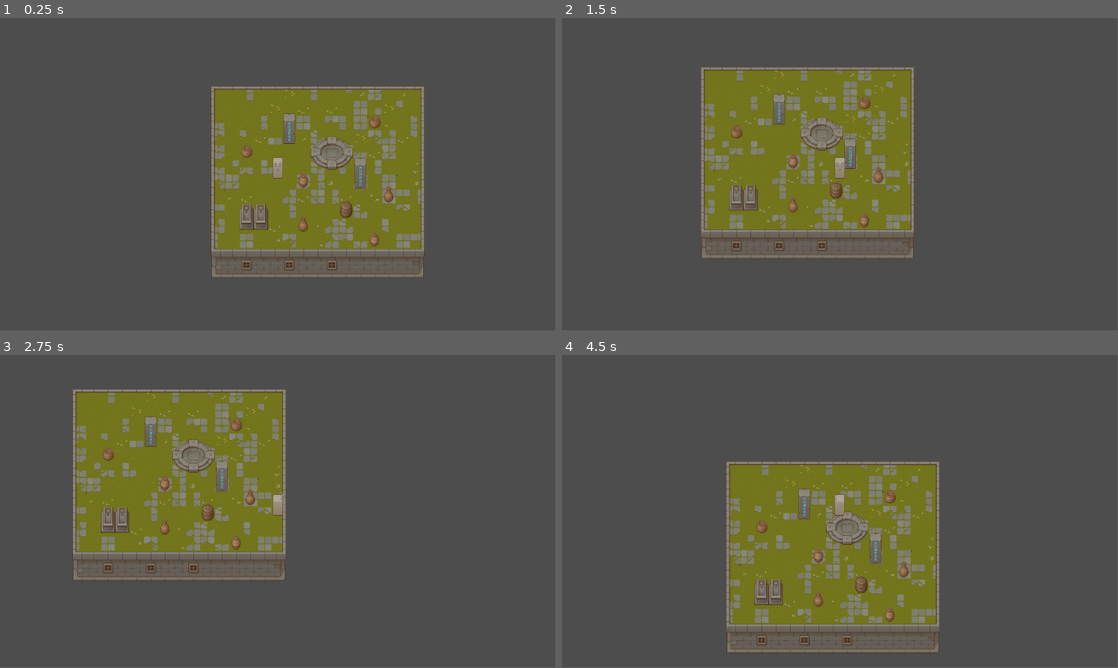
Above: before the commit, frames 1-4 (two rows, left to right).
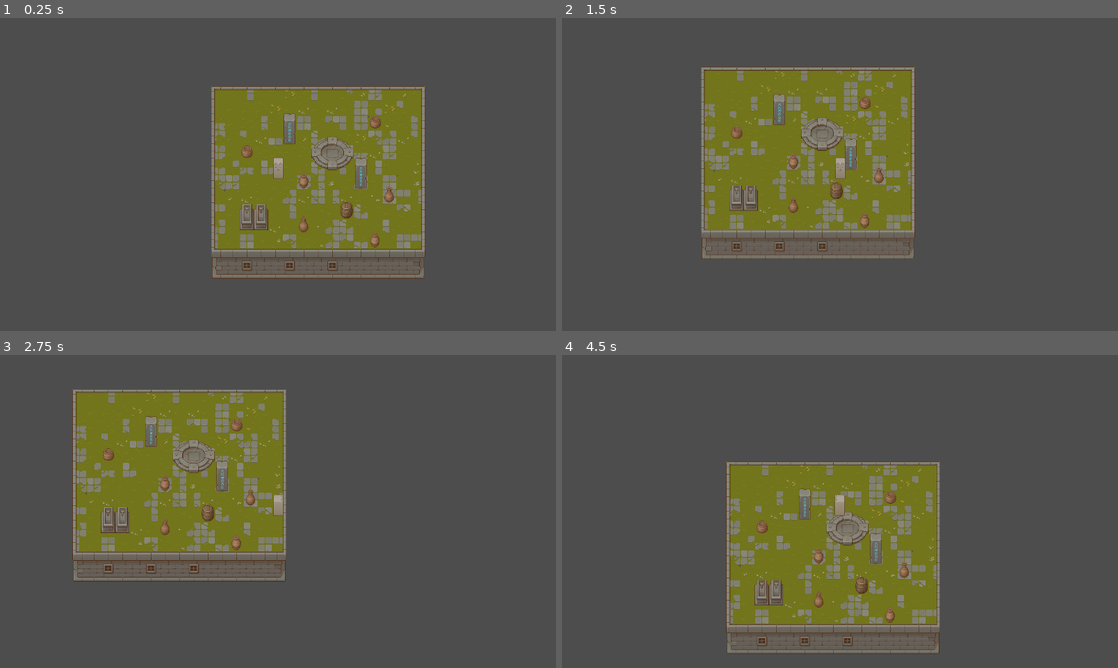
Above: after the commit, the same moments.

Repository: ThePelagicStreetlights/Deep-Heresy
Game: Godot game, scene res://scenes/main_scene.tscn
The game is run twice, just before and just after one commit, with the same random seed, the same clock (stepped at 60 frames per second) and the same inputs.
Inputs:
- Up to frame 1 (0.25 s): no input
- Up to frame 2 (1.5 s): tap Enter at 0.5 s; hold D (Right) 0.53-1.28 s; hold S (Down) from 1.28 s (still down)
- Up to frame 3 (2.75 s): tap Space at 2 s; release S (Down) at 2.03 s; hold D (Right) from 2.03 s (still down)
- Up to frame 4 (4.5 s): release D (Right) at 2.78 s; hold W (Up) 2.78-3.53 s; hold A (Left) from 3.53 s (still down); tap E (Menu, bound only after the commit) at 4.15 s
In our replay, the window is 799x449 before the commit and 800x450 after it. These sizes can differ from the game's own. Grey fills any space a smaller window leaves; there, only what the larger window draws over its background counts as a difference.

The runs differ from the first frame. In frame 1, 3.0% of the frame differs, in the area x 37-77%, y 21-84%; in frame 2, 2.0%; in frame 3, 2.2%; in frame 4, 3.1%, in the area x 29-68%, y 34-96%.

Commit message:
basic functioning radial menu complete

Diff:
--- a/project.godot
+++ b/project.godot
@@ -14,6 +14,10 @@
 run/main_scene="res://scenes/main_scene.tscn"
 config/features=PackedStringArray("4.0", "GL Compatibility")
 config/icon="res://icon.svg"
+
+[display]
+
+window/stretch/mode="canvas_items"
 
 [input]
 
@@ -37,6 +41,11 @@
 "events": [Object(InputEventKey,"resource_local_to_scene":false,"resource_name":"","device":-1,"window_id":0,"alt_pressed":false,"shift_pressed":false,"ctrl_pressed":false,"meta_pressed":false,"pressed":false,"keycode":0,"physical_keycode":68,"key_label":0,"unicode":100,"echo":false,"script":null)
 ]
 }
+Menu={
+"deadzone": 0.5,
+"events": [Object(InputEventKey,"resource_local_to_scene":false,"resource_name":"","device":-1,"window_id":0,"alt_pressed":false,"shift_pressed":false,"ctrl_pressed":false,"meta_pressed":false,"pressed":false,"keycode":0,"physical_keycode":69,"key_label":0,"unicode":101,"echo":false,"script":null)
+]
+}
 
 [rendering]
 
--- a/scenes/main_scene.tscn
+++ b/scenes/main_scene.tscn
@@ -1,9 +1,10 @@
-[gd_scene load_steps=10 format=3 uid="uid://dbrpekvg2usef"]
+[gd_scene load_steps=11 format=3 uid="uid://dbrpekvg2usef"]
 
 [ext_resource type="Texture2D" uid="uid://d3jfyf7hlsdm3" path="res://assets/Texture/TX Tileset Grass.png" id="1_3eoxw"]
 [ext_resource type="Texture2D" uid="uid://7ak1n58s5ev4" path="res://assets/Texture/TX Props.png" id="2_8weij"]
 [ext_resource type="PackedScene" uid="uid://cugvu20rph3f1" path="res://scenes/player_scene.tscn" id="2_dik5f"]
 [ext_resource type="Texture2D" uid="uid://ijkdytmbw4hh" path="res://assets/Texture/TX Tileset Wall.png" id="3_j0hko"]
+[ext_resource type="PackedScene" uid="uid://chu66fyclrbkg" path="res://scenes/radial_template.tscn" id="5_s2t31"]
 
 [sub_resource type="PhysicsMaterial" id="PhysicsMaterial_5jao2"]
 
@@ -839,3 +840,24 @@
 position = Vector2(109, 152)
 
 [node name="Camera2D" type="Camera2D" parent="CharacterBody2D"]
+
+[node name="CanvasLayer" type="CanvasLayer" parent="."]
+
+[node name="Control" type="Control" parent="CanvasLayer"]
+layout_mode = 3
+anchors_preset = 8
+anchor_left = 0.5
+anchor_top = 0.5
+anchor_right = 0.5
+anchor_bottom = 0.5
+offset_left = -20.0
+offset_top = -20.0
+offset_right = 20.0
+offset_bottom = 20.0
+grow_horizontal = 2
+grow_vertical = 2
+
+[node name="Control" parent="CanvasLayer/Control" instance=ExtResource("5_s2t31")]
+layout_mode = 1
+
+[editable path="CanvasLayer/Control/Control"]
--- /dev/null
+++ b/scenes/radial_template.tscn
@@ -0,0 +1,101 @@
+[gd_scene load_steps=9 format=3 uid="uid://chu66fyclrbkg"]
+
+[ext_resource type="Script" path="res://scripts/radial_template.gd" id="1_jrxsc"]
+[ext_resource type="Texture2D" uid="uid://dgw4t23lfogdy" path="res://assets/radial_menu_placeholder.png" id="1_re52e"]
+[ext_resource type="Texture2D" uid="uid://dbo805k7uvy41" path="res://assets/radial_menu_placeholder_selected.png" id="3_fe0jn"]
+[ext_resource type="Texture2D" uid="uid://cojcahxd7ujvx" path="res://assets/0_icon.png" id="3_my600"]
+[ext_resource type="Texture2D" uid="uid://bbahj637kyc00" path="res://assets/radial_menu_placeholder_highlight.png" id="4_clx06"]
+[ext_resource type="Texture2D" uid="uid://7n316qdoq6i" path="res://assets/1_icon.png" id="4_t2eba"]
+[ext_resource type="Texture2D" uid="uid://d5rj6qk5obex" path="res://assets/2_icon.png" id="5_yn6u2"]
+[ext_resource type="Texture2D" uid="uid://cp5thctiesg3q" path="res://assets/3_icon.png" id="6_644tu"]
+
+[node name="Control" type="Control"]
+layout_mode = 3
+anchors_preset = 8
+anchor_left = 0.5
+anchor_top = 0.5
+anchor_right = 0.5
+anchor_bottom = 0.5
+grow_horizontal = 2
+grow_vertical = 2
+script = ExtResource("1_jrxsc")
+
+[node name="Buttons" type="Control" parent="."]
+layout_mode = 1
+anchors_preset = 8
+anchor_left = 0.5
+anchor_top = 0.5
+anchor_right = 0.5
+anchor_bottom = 0.5
+grow_horizontal = 2
+grow_vertical = 2
+rotation = -0.785397
+
+[node name="0" type="TextureButton" parent="Buttons"]
+layout_mode = 0
+offset_right = 1185.0
+offset_bottom = 1182.0
+rotation = -1.57079
+scale = Vector2(1.00818, 0.992129)
+texture_normal = ExtResource("1_re52e")
+texture_pressed = ExtResource("3_fe0jn")
+texture_hover = ExtResource("4_clx06")
+texture_disabled = ExtResource("1_re52e")
+texture_focused = ExtResource("4_clx06")
+flip_v = true
+
+[node name="1" type="TextureButton" parent="Buttons"]
+layout_mode = 0
+offset_right = 1193.0
+offset_bottom = 1192.0
+texture_normal = ExtResource("1_re52e")
+texture_pressed = ExtResource("3_fe0jn")
+texture_hover = ExtResource("4_clx06")
+texture_disabled = ExtResource("1_re52e")
+texture_focused = ExtResource("4_clx06")
+flip_v = true
+
+[node name="2" type="TextureButton" parent="Buttons"]
+layout_mode = 0
+offset_right = 1174.0
+offset_bottom = 1178.0
+rotation = 1.57079
+texture_normal = ExtResource("1_re52e")
+texture_pressed = ExtResource("3_fe0jn")
+texture_hover = ExtResource("4_clx06")
+texture_disabled = ExtResource("1_re52e")
+texture_focused = ExtResource("4_clx06")
+flip_v = true
+
+[node name="3" type="TextureButton" parent="Buttons"]
+layout_mode = 0
+offset_right = 1147.0
+offset_bottom = 1145.0
+rotation = 3.14159
+texture_normal = ExtResource("1_re52e")
+texture_pressed = ExtResource("3_fe0jn")
+texture_hover = ExtResource("4_clx06")
+texture_disabled = ExtResource("1_re52e")
+texture_focused = ExtResource("4_clx06")
+flip_v = true
+
+[node name="Icons" type="Control" parent="."]
+anchors_preset = 0
+
+[node name="Icon0" type="Sprite2D" parent="Icons"]
+position = Vector2(0, -140)
+scale = Vector2(1.01296, 0.988457)
+texture = ExtResource("3_my600")
+
+[node name="Icon1" type="Sprite2D" parent="Icons"]
+position = Vector2(140, 0)
+texture = ExtResource("4_t2eba")
+
+[node name="Icon2" type="Sprite2D" parent="Icons"]
+position = Vector2(0, 140)
+texture = ExtResource("5_yn6u2")
+
+[node name="Icon3" type="Sprite2D" parent="Icons"]
+position = Vector2(-140, 0)
+scale = Vector2(0.991388, 1)
+texture = ExtResource("6_644tu")
--- /dev/null
+++ b/scripts/radial_template.gd
@@ -0,0 +1,15 @@
+extends Control
+
+
+# Called when the node enters the scene tree for the first time.
+func _ready():
+	self.hide()
+func show_and_hide():
+	if Input.is_action_just_pressed("Menu"):
+		self.show()
+	if Input.is_action_just_released("Menu"):
+		self.hide()
+
+# Called every frame. 'delta' is the elapsed time since the previous frame.
+func _process(delta):
+	show_and_hide()
Binary file added: assets/0_icon.png
Not shown, added: assets/0_icon.png.import
Binary file added: assets/1_icon.png
Not shown, added: assets/1_icon.png.import
Binary file added: assets/2_icon.png
Not shown, added: assets/2_icon.png.import
Binary file added: assets/3_icon.png
Not shown, added: assets/3_icon.png.import
Binary file added: assets/radial_menu_placeholder_highlight.png
Not shown, added: assets/radial_menu_placeholder_highlight.png.import
Binary file added: assets/radial_menu_placeholder_selected.png
Not shown, added: assets/radial_menu_placeholder_selected.png.import
(and 1 more such lines)
